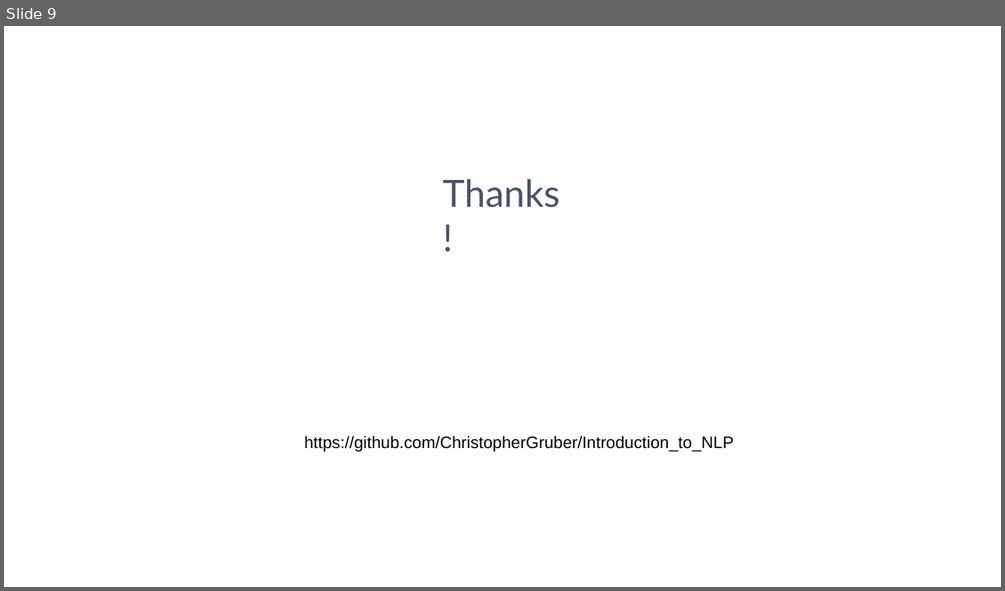
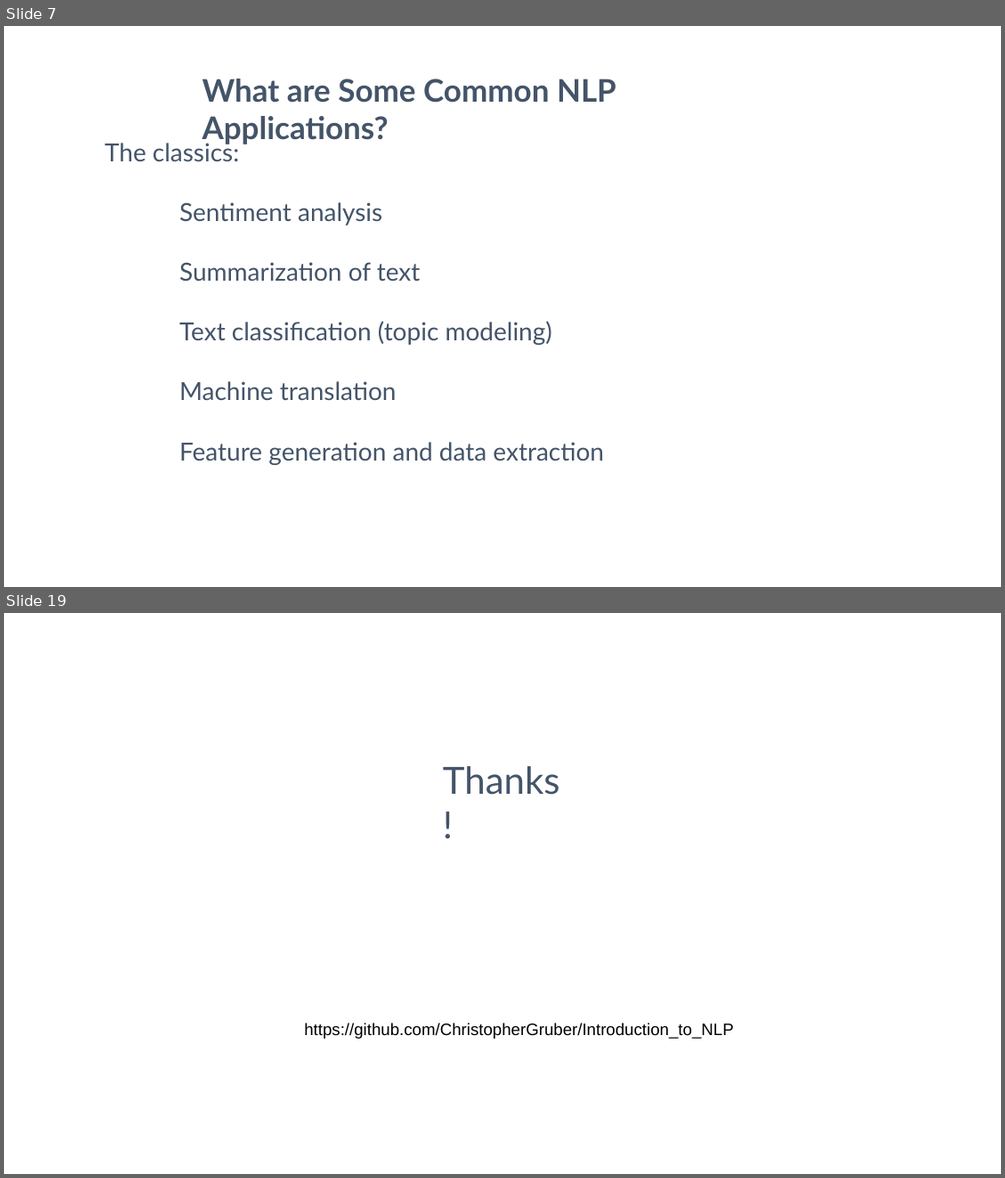
Before and after one commit to ChristopherGruber/Introduction_to_NLP, a slide deck: Introduction to NLP.odp. Shown one above the other, each under a label of ours: slide 9 before the commit, slides 7 and 19 after it; the slides between them are not shown. The pictures are 1005x591 and 1005x1178 pixels, drawn with LibreOffice and Linux fonts; fonts in the diff are those of the drawing. Boxes give left, top, right and bottom in pixels: in the first picture for what was removed or moved away, otherwise in the second. Text is boxed around its words. In the diff, an @@ line names an element or a change of style, - is before the commit and + after.

```diff
--- a/Introduction to NLP.odp
+++ b/Introduction to NLP.odp
@@ slide 7 added at <box>4,26,1001,587</box>, background #FFFFFF @@
@@ text added at <box>202,79,616,145</box>, 60 pt, text #445469, bold @@
+What are Some Common NLP Applications?
@@ text added at <box>105,139,604,465</box>, 48 pt, text #445469 @@
+The classics:
+Sentiment analysis
+Summarization of text
+Text classification (topic modeling)
+Machine translation
+Feature generation and data extraction
@@ what was slide 9 is now slide 19 @@
```
Also in this commit, not shown: 1 slide changed, 16 other slides added, 8 slides removed, 1 other file.
